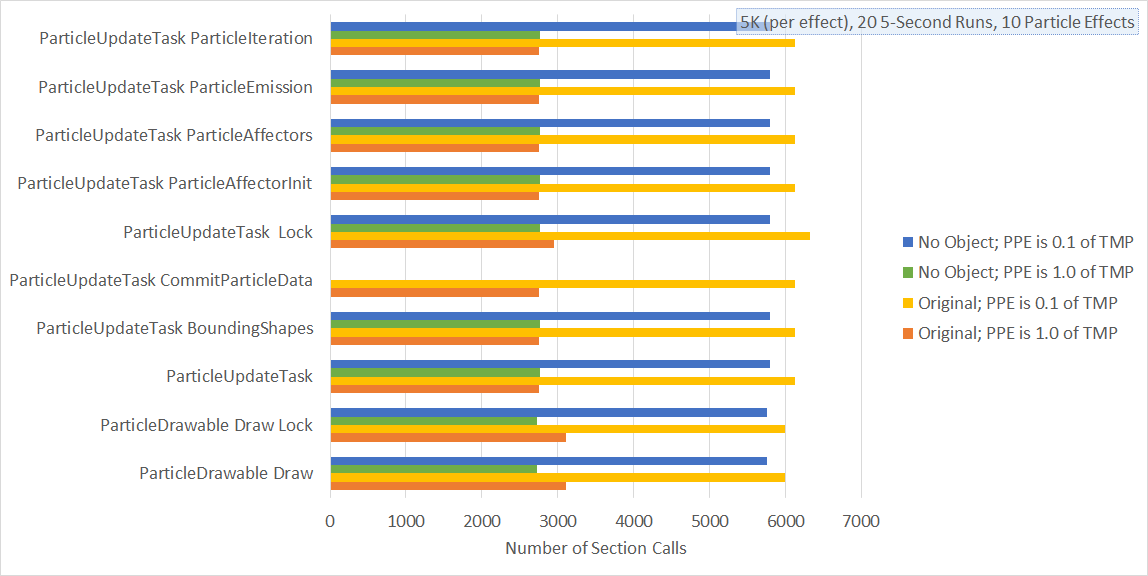
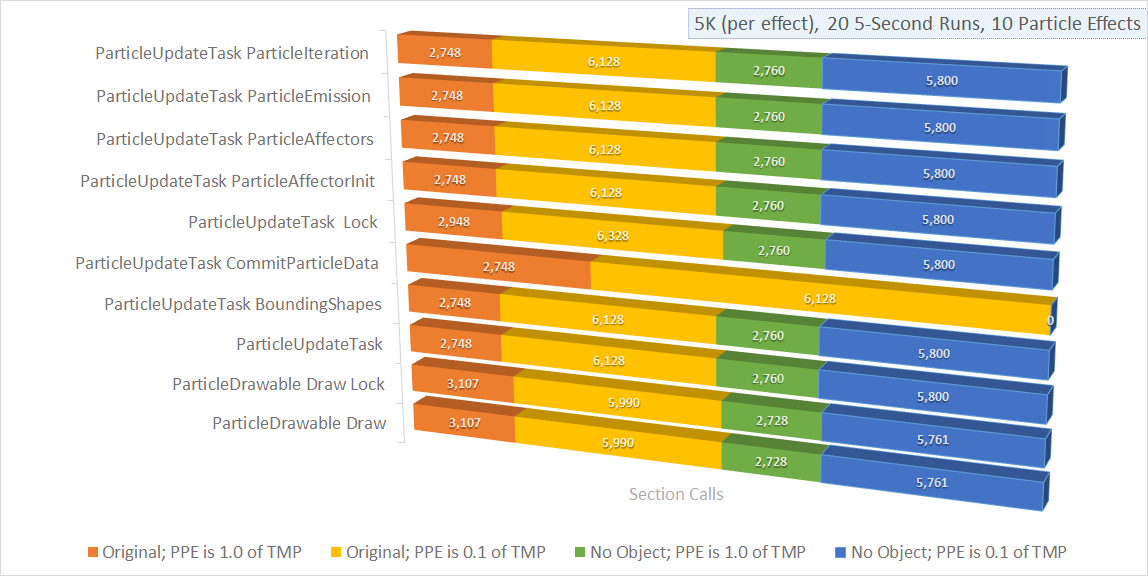
Layered file, before and after one edit (1148x576). Changes by layer:
added layer "Layer 2" above "Layer 1" over (10, 8, 1147, 561)
